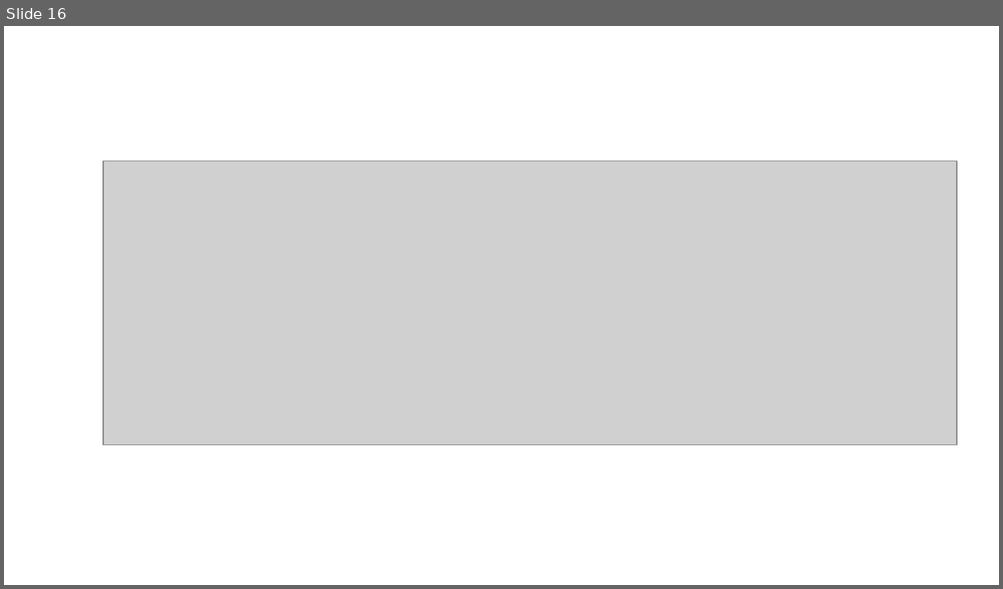
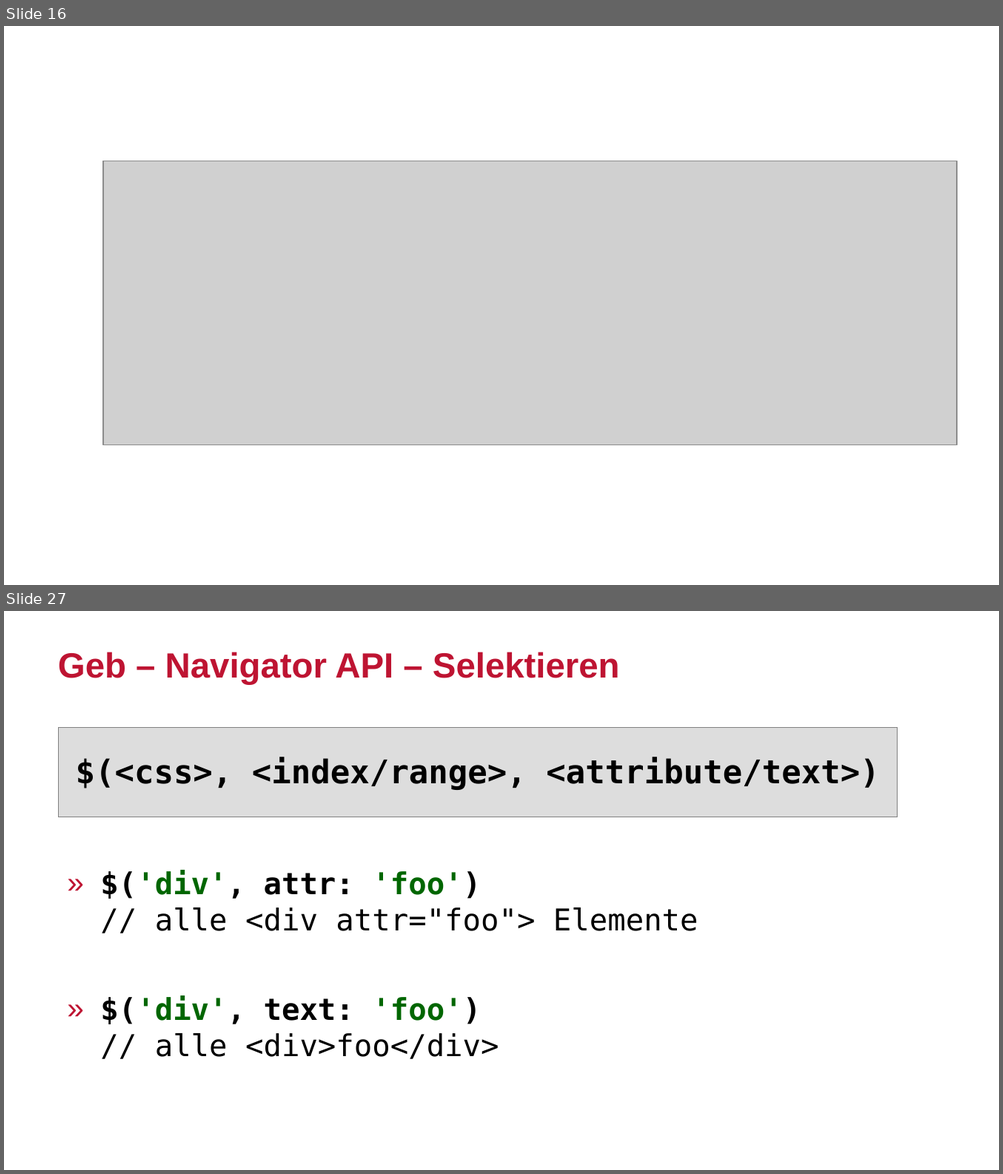
Before and after one commit to sclassen/sessions, a slide deck: javaland2017/ui-tests-with-geb/slides.odp. Shown one above the other, each under a label of ours: slide 16 before the commit, slides 16 and 27 after it; the slides between them are not shown. The pictures are 1003x589 and 1003x1174 pixels, drawn with LibreOffice and Linux fonts; fonts in the diff are those of the drawing; grey boxes stand for pictures; background and template pictures are left out. Boxes give left, top, right and bottom in pixels: in the first picture for what was removed or moved away, otherwise in the second. Text is boxed around its words. In the diff, an @@ line names an element or a change of style, - is before the commit and + after.

```diff
--- a/javaland2017/ui-tests-with-geb/slides.odp
+++ b/javaland2017/ui-tests-with-geb/slides.odp
@@ slide 27 added at <box>4,611,999,1170</box>, background #FFFFFF @@
@@ title added at <box>58,652,620,684</box>, 28 pt, text #BE1432, bold @@
+Geb – Navigator API – Selektieren
@@ rectangle added at <box>58,727,897,817</box>, fill #DDDDDD, outline #808080 0 pt @@
@@ text added at <box>76,758,879,790</box>, 26 pt, text #000000, bold @@
+$(<css>, <index/range>, <attribute/text>)
@@ text added at <box>100,870,698,1059</box>, 24 pt, text #000000 @@
+» $('div', attr: 'foo')
+  // alle <div attr="foo"> Elemente
+» $('div', text: 'foo')
+  // alle <div>foo</div>
```
Also in this commit, not shown: 11 slides changed, 14 other slides added.
